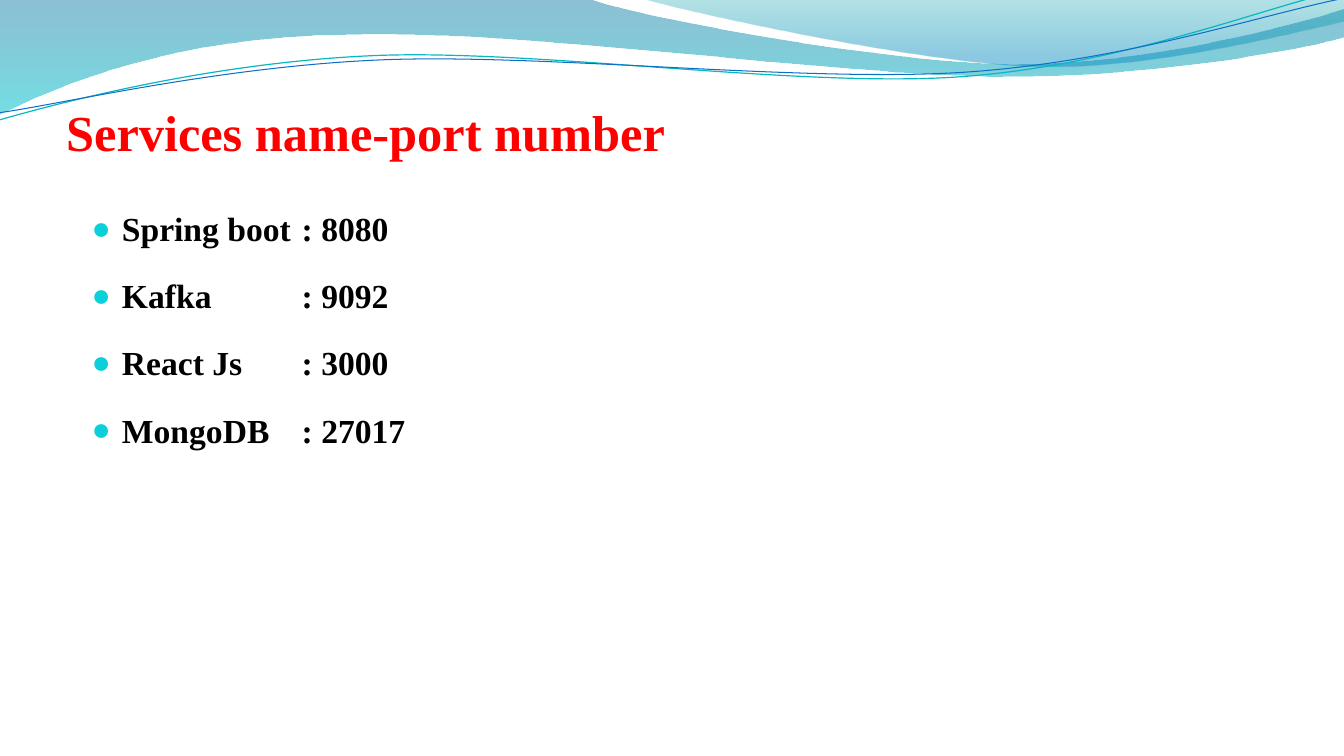
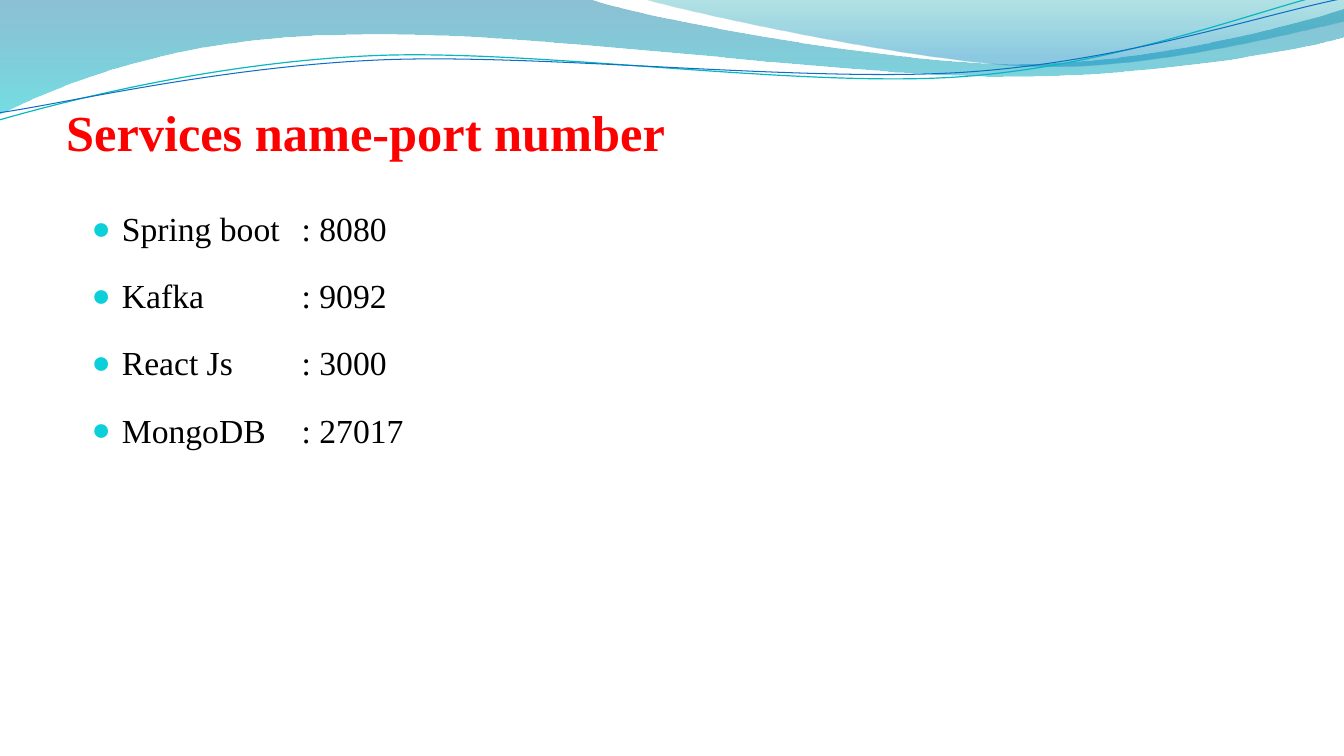
Before and after one commit to sheoranruns/Analytical-Dashboard, a slide deck: slide 4 of PPT/Data Analytics Dashboard.pptx. Drawn at 1344x756 pixels with LibreOffice and Linux fonts; fonts in the diff are those of the drawing; background and template pictures are left out. Boxes give left, top, right and bottom in pixels: in the first picture for what was removed or moved away, otherwise in the second. Text is boxed around its words. In the diff, an @@ line names an element or a change of style, - is before the commit and + after.

```diff
--- a/PPT/Data Analytics Dashboard.pptx
+++ b/PPT/Data Analytics Dashboard.pptx
@@ text "Spring boot : 8080" at [122, 217, 403, 449]: bold off @@
```
Also in this commit, not shown: 8 other slides changed, 1 slide added, 1 slide removed.
